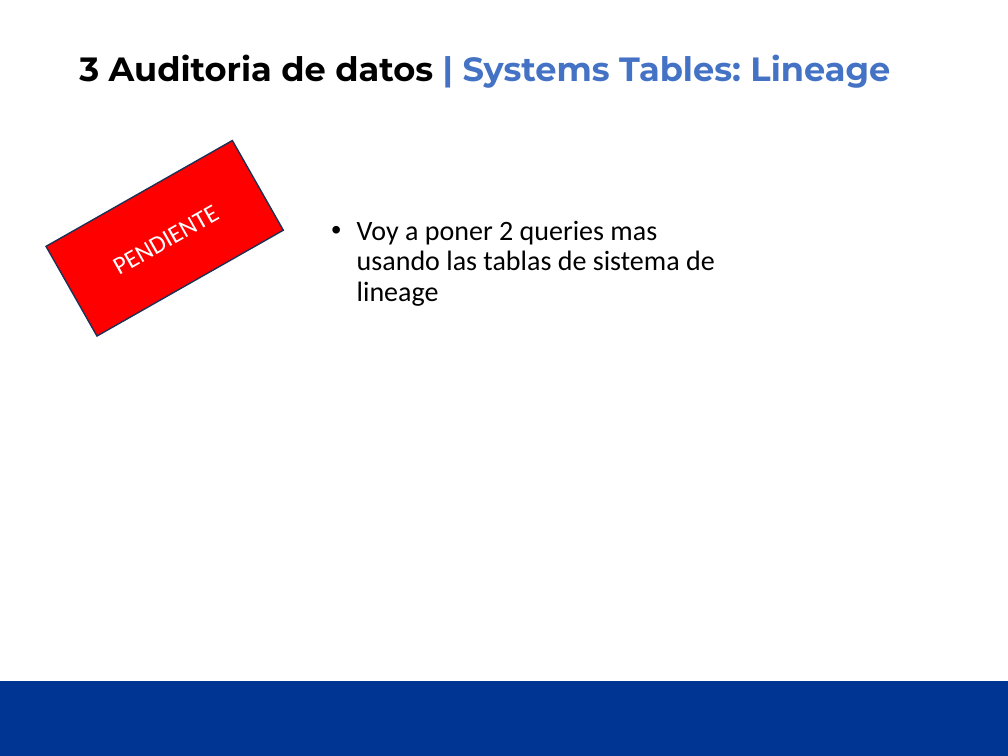
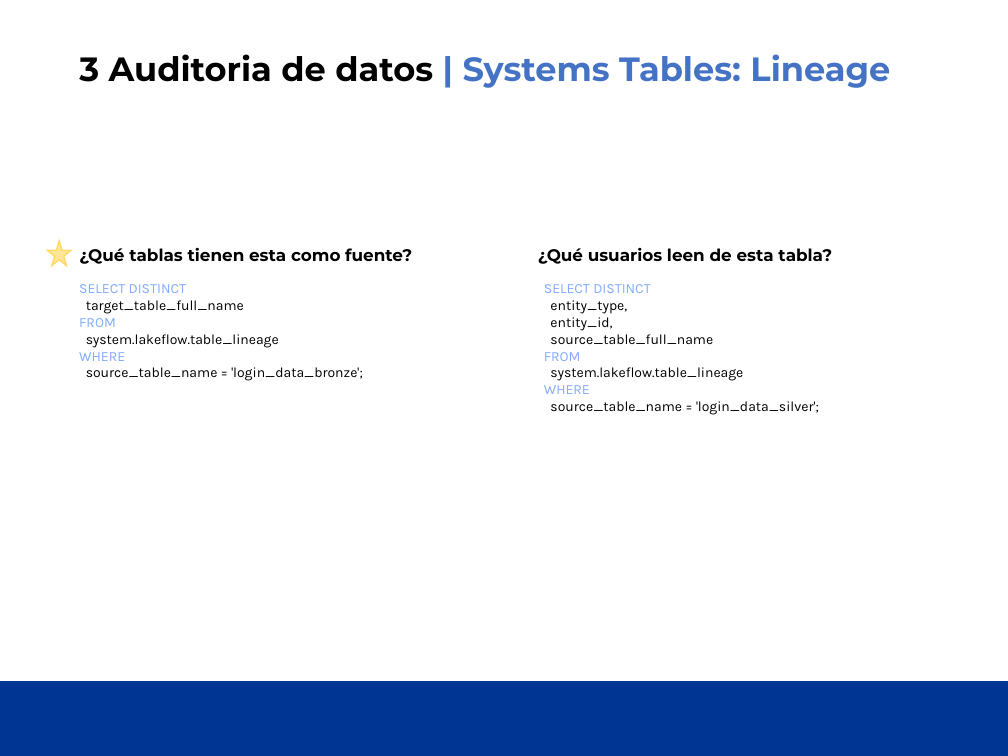
Before and after one commit to jmartinezceste/251101Course_UC_Ceste, a slide deck: slide 18 of UC_Course_Sesion3/UCDatabrick - Sesion 3.pptx. Drawn at 1008x756 pixels with LibreOffice and Linux fonts; fonts in the diff are those of the drawing; background and template pictures are left out. Boxes give left, top, right and bottom in pixels: in the first picture for what was removed or moved away, otherwise in the second. Text is boxed around its words. In the diff, an @@ line names an element or a change of style, - is before the commit and + after.

```diff
--- a/UC_Course_Sesion3/UCDatabrick - Sesion 3.pptx
+++ b/UC_Course_Sesion3/UCDatabrick - Sesion 3.pptx
@@ rectangle removed at [46, 140, 284, 336] @@
-PENDIENTE
@@ text removed at [357, 220, 715, 306] @@
-• Voy a poner 2 queries mas usando las tablas de sistema de lineage
@@ star added at [47, 241, 72, 266], fill #FFE699, outline #FFD966 1 pt @@
@@ text added at [79, 248, 412, 264], 12 pt, text #000000, bold @@
+¿Qué tablas tienen esta como fuente?
@@ text added at [538, 248, 832, 264], 12 pt, text #000000, bold @@
+¿Qué usuarios leen de esta tabla?
@@ text added at [79, 284, 363, 381], 10 pt, text #000000 @@
+SELECT DISTINCT
+target_table_full_name
+FROM
+system.lakeflow.table_lineage
+WHERE
+source_table_name = 'login_data_bronze';
@@ text added at [544, 284, 819, 415], 10 pt, text #000000 @@
+SELECT DISTINCT
+entity_type,
+entity_id,
+source_table_full_name
+FROM
+system.lakeflow.table_lineage
+WHERE
+source_table_name = 'login_data_silver';
```
Also in this commit, not shown: 2 other slides changed, 1 slide added, 1 slide removed.
